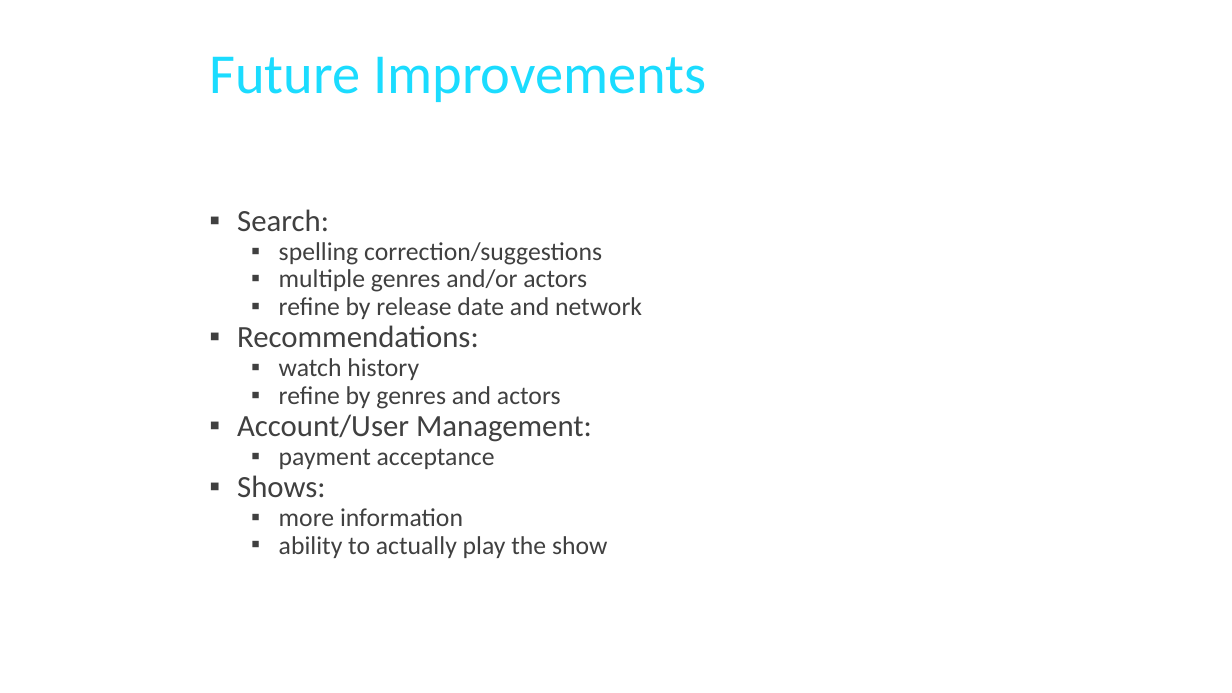
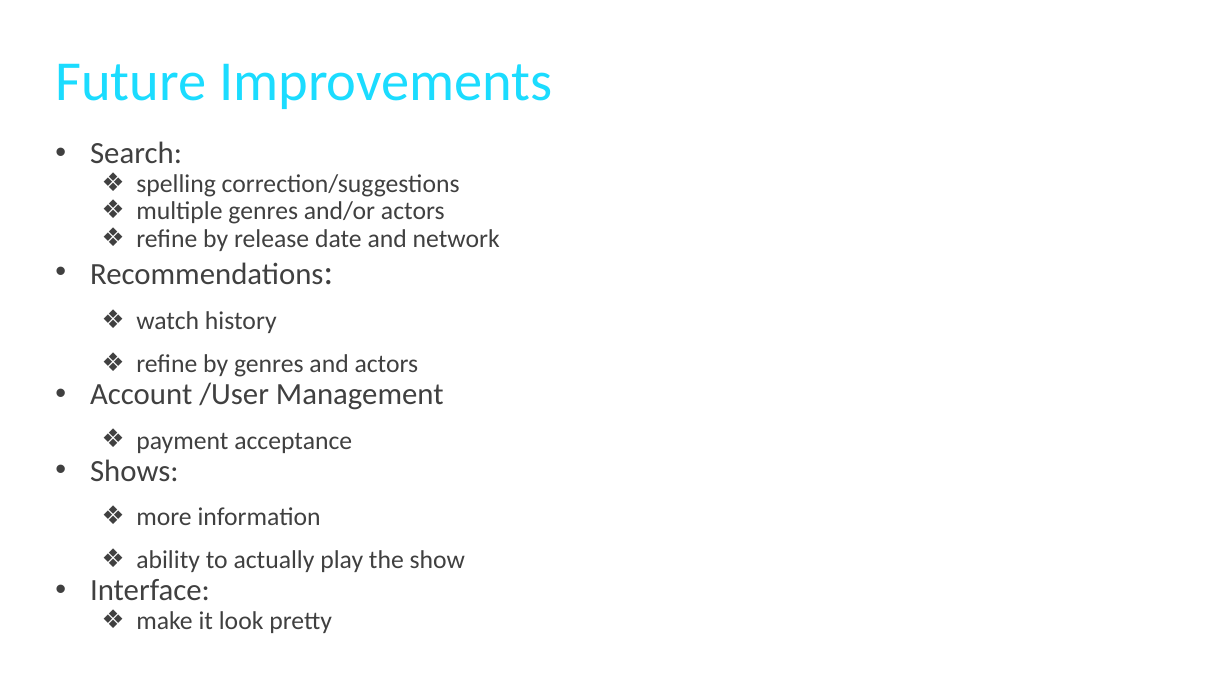
Before and after one commit to bergconnor/MovieAndTVDatabase, a slide deck: slide 16 of Database Files/presentation.pptx. Drawn at 1232x693 pixels with LibreOffice and Linux fonts; fonts in the diff are those of the drawing; background and template pictures are left out. Boxes give left, top, right and bottom in pixels: in the first picture for what was removed or moved away, otherwise in the second. Text is boxed around its words. In the diff, an @@ line names an element or a change of style, - is before the commit and + after.

Commit message:
updated powerpoint

```diff
--- a/Database Files/presentation.pptx
+++ b/Database Files/presentation.pptx
@@ title "Future Improvements": place and size @@
-title "Future Improvements" at [209, 56, 706, 102]
+title "Future Improvements" at [55, 63, 552, 109]
@@ text "Search:": place and size @@
-text "Search:" at [237, 209, 642, 558]
+text "Search:" at [90, 141, 500, 633]
@@ text at [90, 141, 500, 572]: size 24 to 28 pt in "Recommendations:"; bullet ▪ to •; bullet ▪ to ❖; more space between paragraphs @@
@@ text at [90, 382, 444, 410]: text changed @@
-▪ Account/User Management:
+• Account /User Management
@@ text at [90, 579, 332, 633]: paragraphs added @@
+• Interface:
+  ❖ make it look pretty
```
Also in this commit, not shown: 3 other slides changed, 1 other file.
